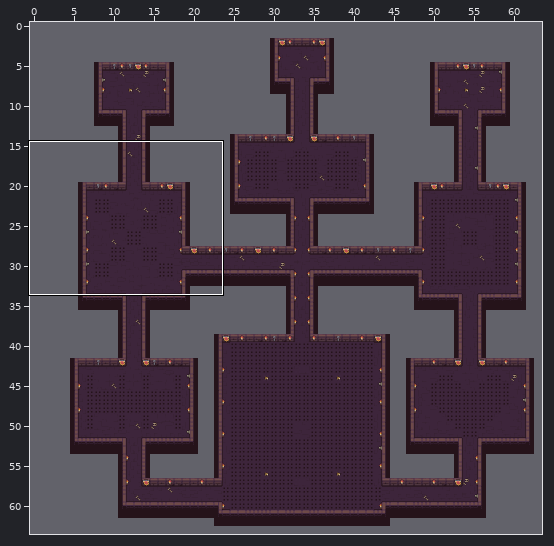
Two states of a Tiled map, Level_3.tmx. The first picture is a wide view before the edit; the outline marks the close-up.
Close-up. Before the edit:
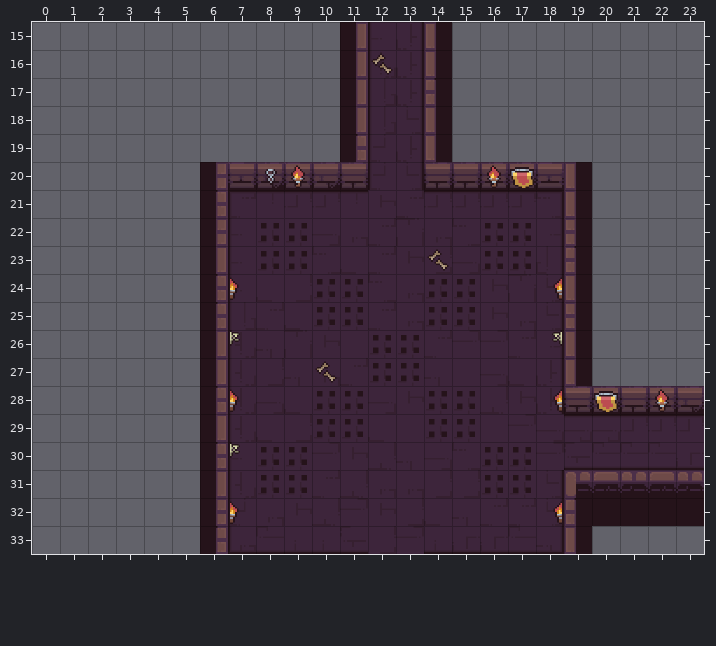
Cells are 32x32 px. Shown: x 0..23, y 15..33. The commit also changed other parts of the map, which this record leaves out.
Once edited:
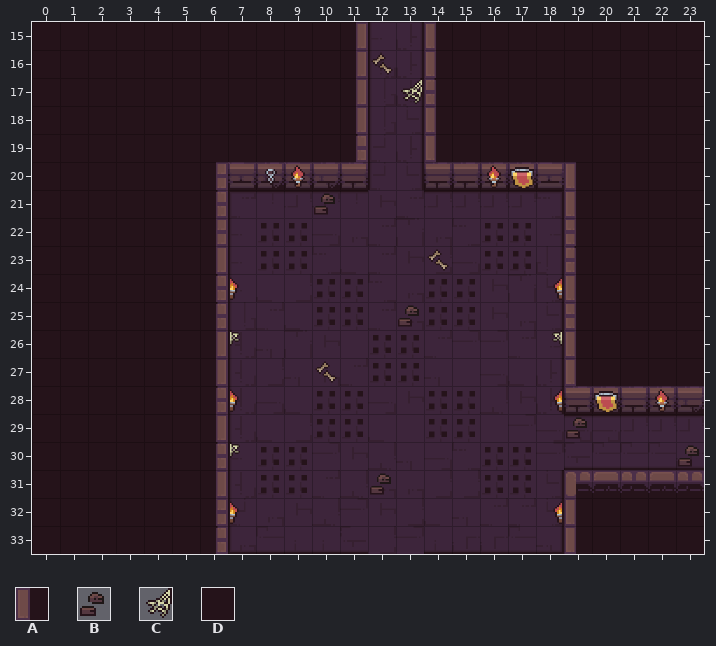
Key: from "Dungeon Tileset": A 15, B 59, C 64 flipped left-right, D 78.
_ is an empty cell, . an unchanged one.
Tiles of an added or newly shown layer are drawn over the layers below it.
The exact change:
--- layer "Background" (now shown)
@@ x 0..23 @@
-15 ___________...._________
-16 ___________...._________
-17 ___________...._________
-18 ___________...._________
-19 ___________...._________
-20 ______..............____
-21 ______..............____
-22 ______..............____
-23 ______..............____
-24 ______..............____
-25 ______..............____
-26 ______..............____
-27 ______..............____
-28 ______..................
-29 ______..................
-30 ______..................
-31 ______..................
-32 ______..................
-33 ______..............____
+15 DDDDDDDDDDD....DDDDDDDDD
+16 DDDDDDDDDDD....DDDDDDDDD
+17 DDDDDDDDDDD....DDDDDDDDD
+18 DDDDDDDDDDD....DDDDDDDDD
+19 DDDDDDDDDDD....DDDDDDDDD
+20 DDDDDD..............DDDD
+21 DDDDDD..............DDDD
+22 DDDDDD..............DDDD
+23 DDDDDD..............DDDD
+24 DDDDDD..............DDDD
+25 DDDDDD..............DDDD
+26 DDDDDD..............DDDD
+27 DDDDDD..............DDDD
+28 DDDDDD..................
+29 DDDDDD..................
+30 DDDDDD..................
+31 DDDDDD..................
+32 DDDDDD..................
+33 DDDDDD..............DDDD
--- layer "Slow Speed Items" (added)
@@ x 13..13 @@
-17 _
+17 C
@@ x 10..10 @@
-21 _
+21 B
@@ x 13..13 @@
-25 _
+25 B
@@ x 12..23 @@
-29 ......._....
-30 ..........._
-31 _...........
+29 .......B....
+30 ...........B
+31 B...........
--- layer "Walls On Top of Boundary" (added)
@@ x 19..19 @@
-32 _
+32 A
Boxes around the changes in both close-ups, in picture pixels (x1, y1, x2, y2):
added: (32, 22, 340, 554)
added: (452, 22, 704, 386)
added: (401, 78, 422, 104)
added: (398, 305, 419, 327)
added: (566, 417, 587, 439)
added: (678, 445, 699, 467)
added: (370, 473, 391, 495)
added: (566, 498, 704, 554)
